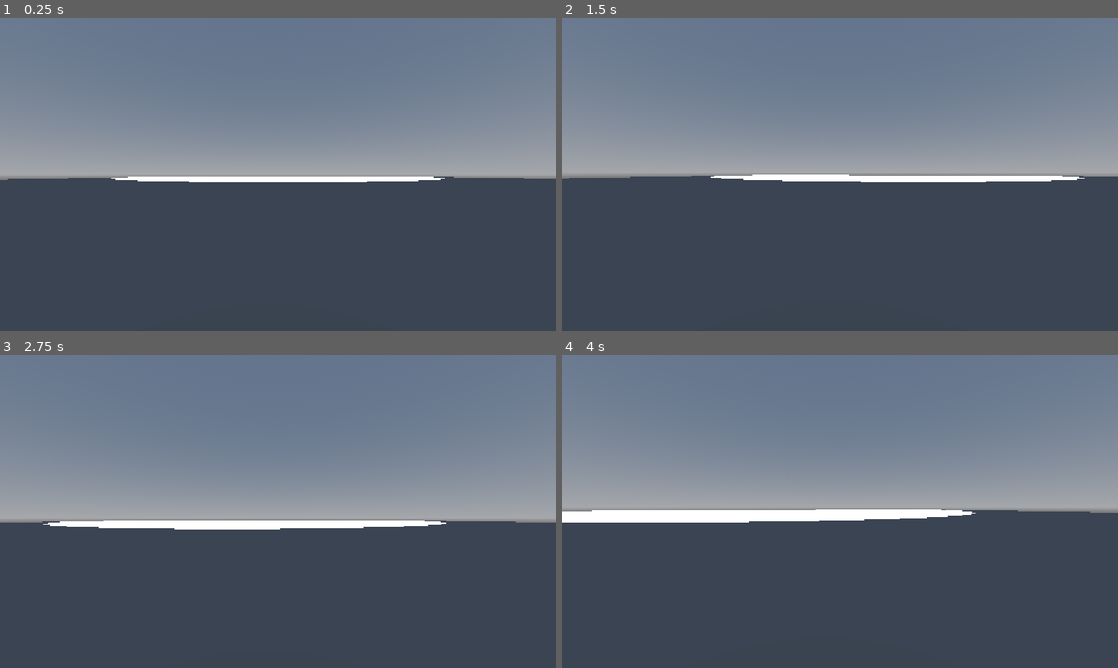
Above: before the commit, frames 1-4 (two rows, left to right).
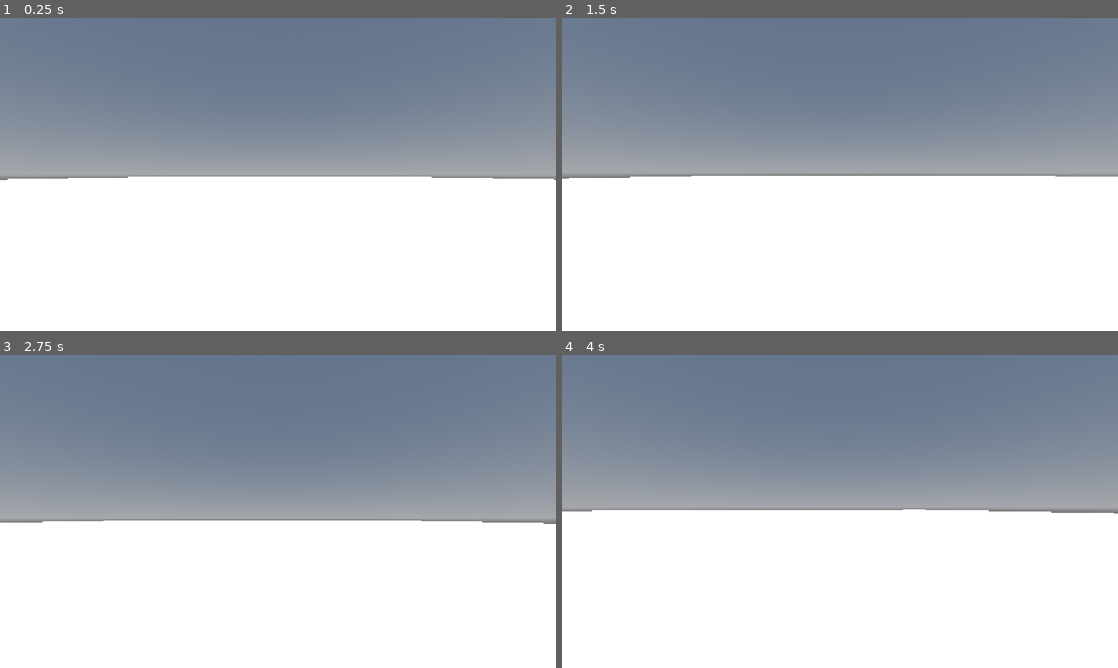
Above: after the commit, the same moments.

Repository: Workaholic-Games/Gavins-Fantastically-Fun-Adventure
Game: Godot game, scene res://levels/test_terrain.tscn
The game is run twice, just before and just after one commit, with the same random seed, the same clock (stepped at 60 frames per second) and the same inputs. This scene is started directly instead of the project's main scene.
Inputs (mouse positions are in pixels of both pictures, inside the frame that each line leads up to):
- Up to frame 1 (0.25 s): no input
- Up to frame 2 (1.5 s): tap Enter (ui_accept) at 0.5, 0.77 s; move the mouse to (867, 174) at 0.52 s; hold W (forward) from 0.53 s (still down); move the mouse to (812, 174) at 1.27 s
- Up to frame 3 (2.75 s): keep holding W (forward); tap Enter (ui_accept) at 1.52 s; move the mouse to (289, 505) at 2.02 s
- Up to frame 4 (4 s): keep holding W (forward); move the mouse to (834, 517) at 2.77 s; tap Enter (ui_accept) at 3.02, 3.77 s; move the mouse to (878, 514) at 3.52 s

The runs differ from the first frame. In frame 1, 48% of the frame differs, in the area x 0-100%, y 50-100%; in frame 2, 48%; in frame 3, 45%; in frame 4, 48%.

Commit message:
Update test_terrain.tscn

Diff:
--- a/levels/test_terrain.tscn
+++ b/levels/test_terrain.tscn
@@ -18,9 +18,9 @@
 transform = Transform3D(1, 0, 0, 0, 1, 0, 0, 0, 1, 0, 0.92532456, 0)
 
 [node name="CSGBox3D" type="CSGBox3D" parent="." unique_id=701287470]
-transform = Transform3D(1, 0, 0, 0, 1, 0, 0, 0, 1, 6.9069443, 0.3760376, -58.739304)
+transform = Transform3D(1, 0, 0, 0, 1, 0, 0, 0, 1, 0.7918167, 0.3760376, -45.69319)
 use_collision = true
-size = Vector3(177.50641, 0.2479248, 172.47495)
+size = Vector3(165.27615, 0.2479248, 172.47495)
 
 [node name="WorldEnvironment" type="WorldEnvironment" parent="." unique_id=1070531705]
 environment = SubResource("Environment_q3t11")
@@ -33,7 +33,7 @@
 texture = ExtResource("2_0tt70")
 
 [node name="SpotLight3D" type="SpotLight3D" parent="Sprite3D" unique_id=1799227233]
-transform = Transform3D(1.0000002, 5.1335247e-09, 1.9609633e-08, 3.3306786e-09, 0.90593874, 0.4234098, 3.572317e-09, -0.42340937, 0.90593857, 0, 0, 0)
+transform = Transform3D(1.0000002, 6.8373396e-10, 1.838552e-08, 8.253161e-09, 0.8157236, 0.5784426, 1.3444135e-09, -0.57844234, 0.8157234, 0, 0, 0)
 spot_range = 743.345
 spot_attenuation = -2.15
-spot_angle = 9.35
+spot_angle = 10.0
